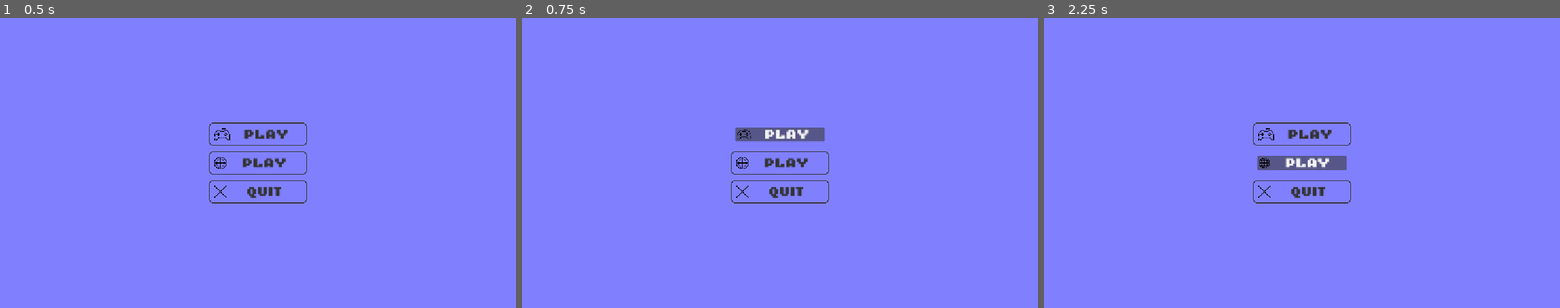
Above: before the commit, frames 1-3 (left to right).
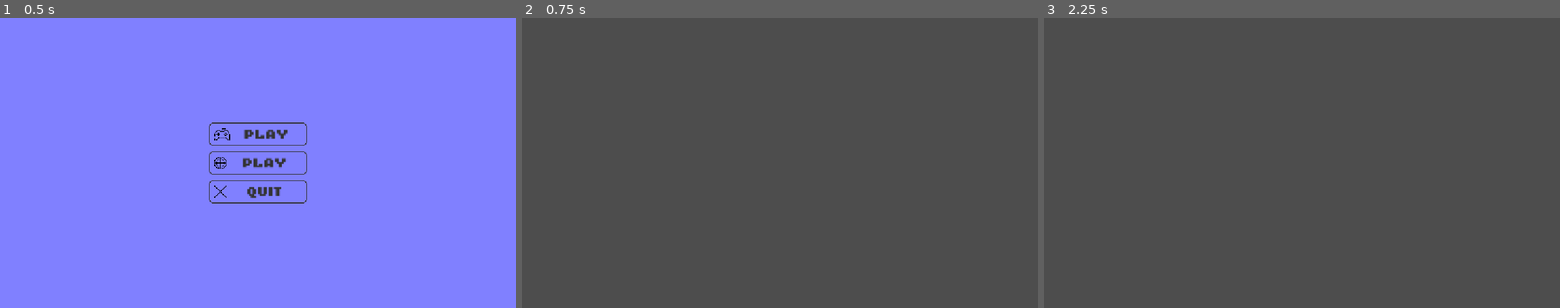
Above: after the commit, the same moments.

Repository: Henri1111/soccer-pool
Game: Godot game, scene res://scenes/main_menu.tscn
The game is run twice, just before and just after one commit, with the same random seed, the same clock (stepped at 60 frames per second) and the same inputs.
Inputs (mouse positions are in pixels of both pictures, inside the frame that each line leads up to):
- Up to frame 1 (0.5 s): no input
- Up to frame 2 (0.75 s): click "Play" at 0.5 s
- Up to frame 3 (2.25 s): click (1302, 134) at 1.25 s, where only the run before the commit has a clickable "Play"; click (1302, 163) at 2 s, where only the run before the commit has a clickable "Play"

Frame 1 is identical in both runs. In frame 2, 100% of the frame differs, in the area x 0-100%, y 0-100%; in frame 3, 100%.

Commit message:
started game

Diff:
--- /dev/null
+++ b/scenes/game.tscn
@@ -0,0 +1,3 @@
+[gd_scene format=3 uid="uid://53k8flme6rlr"]
+
+[node name="Game" type="Node2D" unique_id=1547599760]
--- /dev/null
+++ b/scenes/main_menu.gd
@@ -0,0 +1,19 @@
+extends Control
+
+
+# Called when the node enters the scene tree for the first time.
+func _ready() -> void:
+	pass # Replace with function body.
+
+
+# Called every frame. 'delta' is the elapsed time since the previous frame.
+func _process(delta: float) -> void:
+	pass
+
+
+func _on_button_quit_pressed() -> void:
+	get_tree().quit()
+
+
+func _on_button_play_pressed() -> void:
+	get_tree().change_scene_to_file("res://scenes/game.tscn")
--- a/scenes/main_menu.tscn
+++ b/scenes/main_menu.tscn
@@ -1,5 +1,6 @@
 [gd_scene format=3 uid="uid://dm23pno0bgqda"]
 
+[ext_resource type="Script" uid="uid://d21mrbi8nvfky" path="res://scenes/main_menu.gd" id="1_8ln24"]
 [ext_resource type="FontFile" uid="uid://dxd65hhlooutw" path="res://assets/fonts/RasterForgeRegular-JpBgm.ttf" id="1_bqqt6"]
 [ext_resource type="Texture2D" uid="uid://fp26w68ihm6w" path="res://assets/gaming-gamepad-icon.svg" id="1_l6cm7"]
 [ext_resource type="Texture2D" uid="uid://5hfxlsvr7o0c" path="res://assets/world-globe-line-icon.svg" id="3_wu84c"]
@@ -21,13 +22,14 @@
 expand_margin_right = 10.0
 expand_margin_bottom = 10.0
 
-[node name="Control" type="Control" unique_id=2118866625]
+[node name="MainMenu" type="Control" unique_id=2118866625]
 layout_mode = 3
 anchors_preset = 15
 anchor_right = 1.0
 anchor_bottom = 1.0
 grow_horizontal = 2
 grow_vertical = 2
+script = ExtResource("1_8ln24")
 
 [node name="ColorRect" type="ColorRect" parent="." unique_id=332627122]
 layout_mode = 1
@@ -83,3 +85,6 @@
 text = "Quit"
 icon = ExtResource("4_wu84c")
 expand_icon = true
+
+[connection signal="pressed" from="ColorRect/VBoxContainer/ButtonPlay" to="." method="_on_button_play_pressed"]
+[connection signal="pressed" from="ColorRect/VBoxContainer/ButtonQuit" to="." method="_on_button_quit_pressed"]
Not shown, added: scenes/main_menu.gd.uid
